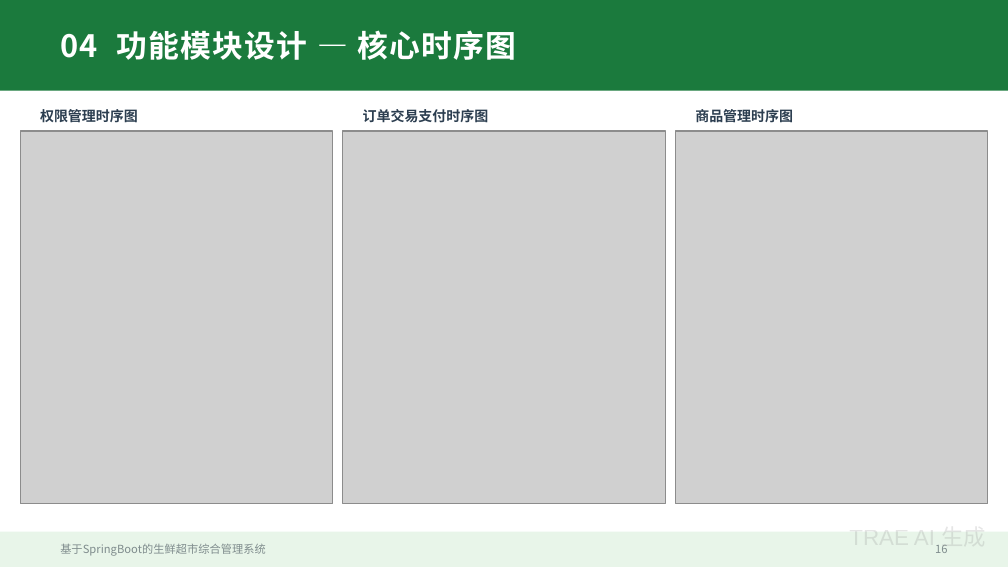
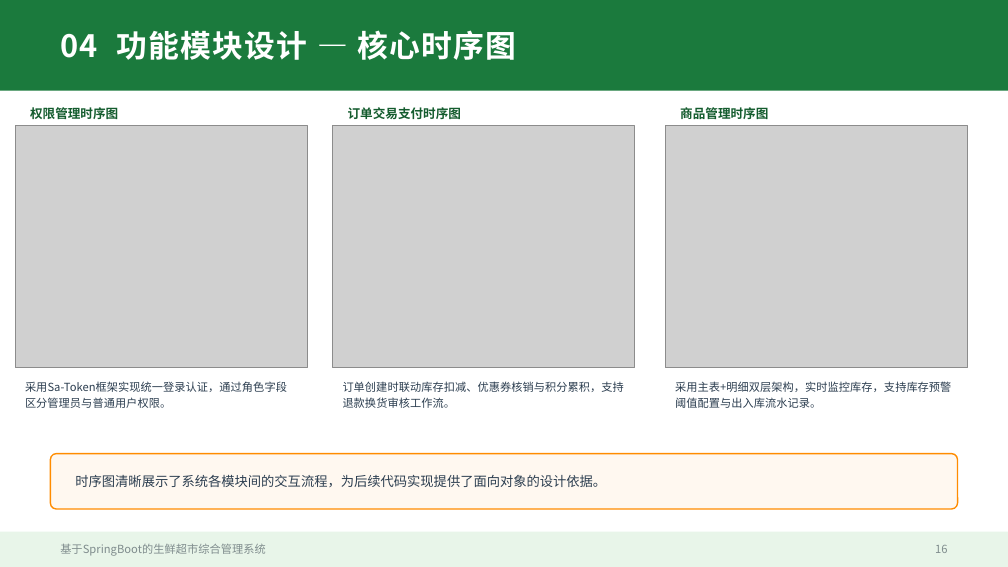
Before and after one commit to lvolk555/Trea--warehouse-, a slide deck: slide 16 of 生鲜超市综合管理系统_毕业答辩PPT.pptx. Drawn at 1008x567 pixels with LibreOffice and Linux fonts; fonts in the diff are those of the drawing; grey boxes stand for pictures. Boxes give left, top, right and bottom in pixels: in the first picture for what was removed or moved away, otherwise in the second. Text is boxed around its words. In the diff, an @@ line names an element or a change of style, - is before the commit and + after.

```diff
--- a/生鲜超市综合管理系统_毕业答辩PPT.pptx
+++ b/生鲜超市综合管理系统_毕业答辩PPT.pptx
@@ text "权限管理时序图": place and size @@
-text "权限管理时序图" at [40, 107, 138, 125]
+text "权限管理时序图" at [30, 105, 118, 122]
@@ text "订单交易支付时序图": place and size @@
-text "订单交易支付时序图" at [363, 109, 489, 123]
+text "订单交易支付时序图" at [348, 107, 462, 119]
@@ size 10 to 9 pt, text colour #2C3E50 to #145C2E in 3 elements at [30, 105, 118, 122], [348, 107, 462, 119], [680, 105, 768, 122] @@
@@ text "商品管理时序图": place and size @@
-text "商品管理时序图" at [695, 107, 793, 125]
+text "商品管理时序图" at [680, 105, 768, 122]
@@ picture: place and size @@
-picture at [20, 131, 333, 504]
+picture at [15, 126, 307, 368]
@@ picture: place and size @@
-picture at [343, 131, 665, 504]
+picture at [333, 126, 635, 368]
@@ picture: place and size @@
-picture at [675, 131, 988, 504]
+picture at [665, 126, 968, 368]
@@ text added at [25, 381, 287, 408], 8 pt, text #2C3E50 @@
+采用Sa-Token框架实现统一登录认证，通过角色字段区分管理员与普通用户权限。
@@ text added at [343, 381, 624, 408], 8 pt, text #2C3E50 @@
+订单创建时联动库存扣减、优惠券核销与积分累积，支持退款换货审核工作流。
@@ text added at [675, 381, 951, 408], 8 pt, text #2C3E50 @@
+采用主表+明细双层架构，实时监控库存，支持库存预警阈值配置与出入库流水记录。
@@ rounded rectangle added at [50, 454, 958, 509], fill #FFF8F0, outline #FF8C00 1 pt @@
@@ text added at [75, 475, 606, 487], 9.5 pt, text #2C3E50 @@
+时序图清晰展示了系统各模块间的交互流程，为后续代码实现提供了面向对象的设计依据。
@@ text removed at [849, 525, 986, 551] @@
-TRAE AI 生成
```
Also in this commit, not shown: 23 other slides changed.
